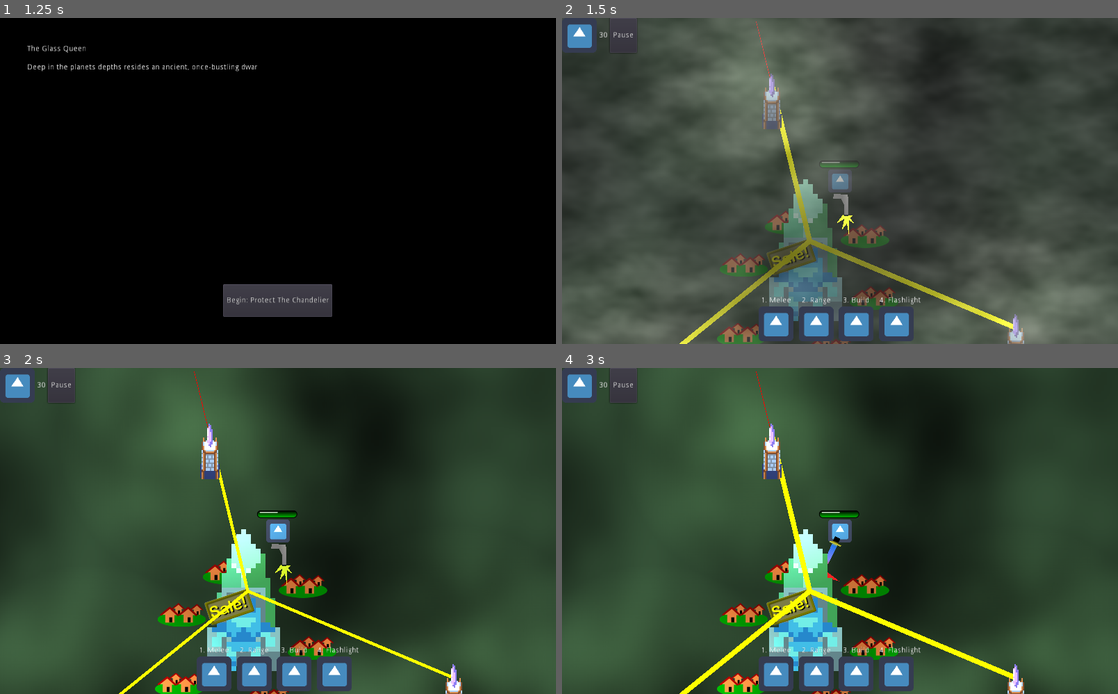
Above: before the commit, frames 1-4 (two rows, left to right).
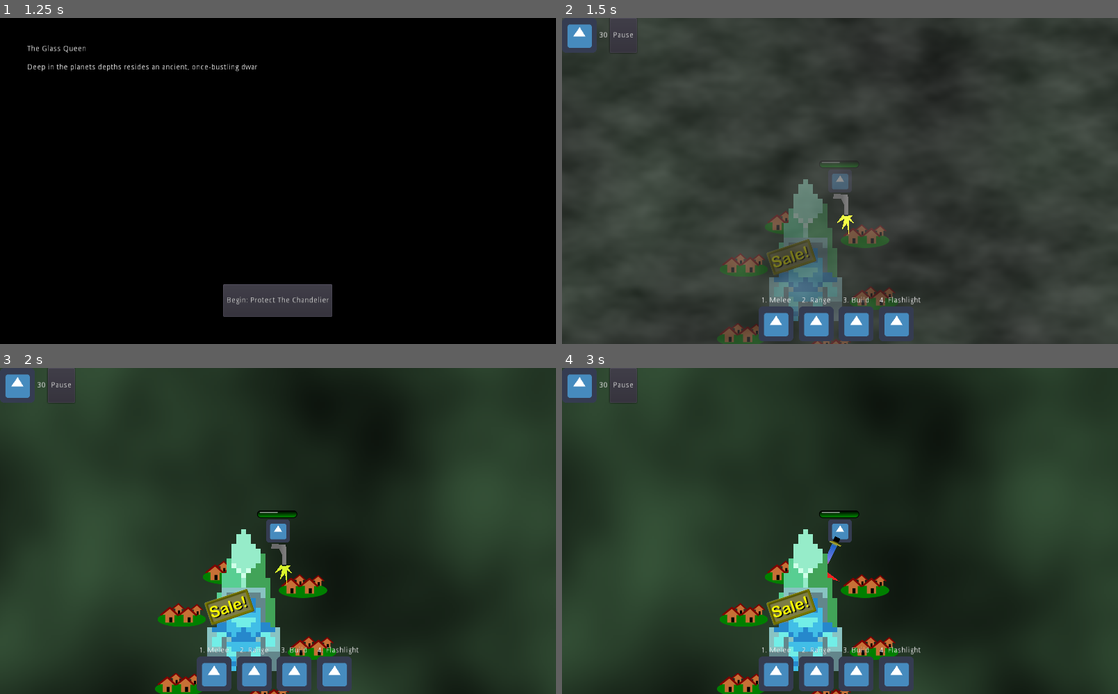
Above: after the commit, the same moments.

Repository: smclaughlan/GWJ52
Game: Godot game, scene res://Main.tscn
Same seed, same stepped clock (60 frames per second), same inputs: the game is played once before the commit and once after it. The engine's default icon, where the game draws it, is replaced by a stand-in: a white triangle on a blue panel in a dark square.
Inputs (mouse positions are in pixels of both pictures, inside the frame that each line leads up to):
- Up to frame 1 (1.25 s): click "Play" at 0.5 s
- Up to frame 2 (1.5 s): click "Begin: Protect The Chandelier" at 1.25 s
- Up to frame 3 (2 s): no input
- Up to frame 4 (3 s): move the mouse to (962, 514) at 2.02 s; hold Space (right_hand) 2.03-2.75 s; tap G (build) at 2.1 s; click (773, 674) at 2.77 s

Frame 1 is identical in both runs. In frame 2, 28% of the frame differs, in the area x 0-100%, y 0-100%; in frame 3, 23%; in frame 4, 23%.

Commit message:
bugfixes in tower turrets

Diff:
--- /dev/null
+++ b/GodotProject/Scenes/Objects/Projectiles/BEAMProjectile1.tscn
@@ -0,0 +1,28 @@
+[gd_scene load_steps=3 format=2]
+
+[ext_resource path="res://Scenes/Objects/Projectiles/Bullet.gd" type="Script" id=1]
+
+[sub_resource type="RectangleShape2D" id=3]
+extents = Vector2( 97.5, 10 )
+
+[node name="Beam" type="Area2D"]
+collision_layer = 8
+collision_mask = 2
+script = ExtResource( 1 )
+bullet_speed = 1200.0
+bullet_damage = 10.0
+
+[node name="Sprite" type="Sprite" parent="."]
+
+[node name="Line2D" type="Line2D" parent="Sprite"]
+points = PoolVector2Array( 1, 0, 190, 0 )
+default_color = Color( 0.929412, 0.952941, 0.533333, 1 )
+
+[node name="CollisionShape2D" type="CollisionShape2D" parent="."]
+position = Vector2( 87.5, 0 )
+shape = SubResource( 3 )
+disabled = true
+
+[node name="DurationTimer" type="Timer" parent="."]
+
+[connection signal="body_entered" from="." to="." method="_on_Bullet_body_entered"]
--- /dev/null
+++ b/GodotProject/Scenes/Objects/Projectiles/BEAMProjectile2.tscn
@@ -0,0 +1,34 @@
+[gd_scene load_steps=3 format=2]
+
+[ext_resource path="res://Scenes/Objects/Projectiles/Bullet.gd" type="Script" id=1]
+
+[sub_resource type="RectangleShape2D" id=3]
+extents = Vector2( 97.5, 10 )
+
+[node name="Beam2" type="Area2D"]
+collision_layer = 8
+collision_mask = 2
+script = ExtResource( 1 )
+bullet_speed = 1200.0
+bullet_range = 400.0
+
+[node name="Sprite" type="Sprite" parent="."]
+
+[node name="Line2D" type="Line2D" parent="Sprite"]
+points = PoolVector2Array( 1, 0, 190, 0 )
+width = 50.0
+default_color = Color( 0.929412, 0.952941, 0.533333, 1 )
+
+[node name="Line2D2" type="Line2D" parent="Sprite"]
+points = PoolVector2Array( 6, -1, 190, -2 )
+width = 20.0
+default_color = Color( 0.941176, 1, 0.913725, 1 )
+
+[node name="CollisionShape2D" type="CollisionShape2D" parent="."]
+position = Vector2( 87.5, 0 )
+shape = SubResource( 3 )
+disabled = true
+
+[node name="DurationTimer" type="Timer" parent="."]
+
+[connection signal="body_entered" from="." to="." method="_on_Bullet_body_entered"]
--- a/GodotProject/Scenes/Objects/Towers/AOETurret.tscn
+++ b/GodotProject/Scenes/Objects/Towers/AOETurret.tscn
@@ -1,24 +1,25 @@
-[gd_scene load_steps=7 format=2]
+[gd_scene load_steps=8 format=2]
 
 [ext_resource path="res://Scenes/Objects/Towers/PLACEHOLDER/crystal_red.png" type="Texture" id=1]
 [ext_resource path="res://Scenes/Objects/Towers/TowerTurret.gd" type="Script" id=2]
 [ext_resource path="res://_common/Materials/32pxTransparent.png" type="Texture" id=3]
 [ext_resource path="res://Scenes/Objects/Towers/TowerWireSockets.tscn" type="PackedScene" id=4]
 [ext_resource path="res://Scenes/Objects/Towers/PLACEHOLDER/tower2Sprite.png" type="Texture" id=5]
+[ext_resource path="res://Scenes/Objects/Projectiles/Bullet.tscn" type="PackedScene" id=6]
 
 [sub_resource type="CircleShape2D" id=1]
 
-[node name="TowerTurret" type="Node2D"]
+[node name="AOETurret" type="Node2D"]
 script = ExtResource( 2 )
-collision_shape = NodePath("Area2D/CollisionShape2D")
-collision_area = NodePath("Area2D")
-shoot_timer = NodePath("ShootTimer")
+bullet_scene_1 = ExtResource( 6 )
+bullet_scene_2 = ExtResource( 6 )
+bullet_scene_3 = ExtResource( 6 )
 
-[node name="Area2D" type="Area2D" parent="."]
+[node name="EnemyDetectionArea" type="Area2D" parent="."]
 collision_layer = 0
 collision_mask = 2
 
-[node name="CollisionShape2D" type="CollisionShape2D" parent="Area2D"]
+[node name="CollisionShape2D" type="CollisionShape2D" parent="EnemyDetectionArea"]
 scale = Vector2( 30, 30 )
 shape = SubResource( 1 )
 
@@ -57,6 +58,6 @@
 position = Vector2( 0, -239.73 )
 texture = ExtResource( 1 )
 
-[connection signal="body_entered" from="Area2D" to="." method="_on_Area2D_body_entered"]
-[connection signal="body_exited" from="Area2D" to="." method="_on_Area2D_body_exited"]
+[connection signal="body_entered" from="EnemyDetectionArea" to="." method="_on_Area2D_body_entered"]
+[connection signal="body_exited" from="EnemyDetectionArea" to="." method="_on_Area2D_body_exited"]
 [connection signal="timeout" from="ShootTimer" to="." method="_on_ShootTimer_timeout"]
--- a/GodotProject/Scenes/Objects/Towers/BEAMTurret.tscn
+++ b/GodotProject/Scenes/Objects/Towers/BEAMTurret.tscn
@@ -1,33 +1,26 @@
-[gd_scene load_steps=8 format=2]
+[gd_scene load_steps=9 format=2]
 
-[ext_resource path="res://Scenes/Objects/Towers/TurretSpritesheet.png" type="Texture" id=1]
 [ext_resource path="res://Scenes/Objects/Towers/TowerTurret.gd" type="Script" id=2]
 [ext_resource path="res://_common/Materials/32pxTransparent.png" type="Texture" id=3]
 [ext_resource path="res://Scenes/Objects/Towers/TowerWireSockets.tscn" type="PackedScene" id=4]
 [ext_resource path="res://Scenes/Objects/Towers/PLACEHOLDER/crystal_yellow.png" type="Texture" id=5]
 [ext_resource path="res://Scenes/Objects/Towers/PLACEHOLDER/tower2Sprite.png" type="Texture" id=6]
+[ext_resource path="res://Scenes/Objects/Projectiles/BEAMProjectile1.tscn" type="PackedScene" id=7]
+[ext_resource path="res://Scenes/Objects/Projectiles/BEAMProjectile2.tscn" type="PackedScene" id=8]
 
 [sub_resource type="CircleShape2D" id=1]
 
-[node name="TowerTurret" type="Node2D"]
+[node name="BEAMTurret" type="Node2D"]
 script = ExtResource( 2 )
-collision_shape = NodePath("Area2D/CollisionShape2D")
-collision_area = NodePath("Area2D")
-shoot_timer = NodePath("ShootTimer")
+bullet_scene_1 = ExtResource( 7 )
+bullet_scene_2 = ExtResource( 8 )
+bullet_scene_3 = ExtResource( 8 )
 
-[node name="PlaceholderSpritesheet" type="Sprite" parent="."]
-visible = false
-position = Vector2( 1, 27 )
-scale = Vector2( 1.40319, 1.40319 )
-texture = ExtResource( 1 )
-hframes = 4
-vframes = 3
-
-[node name="Area2D" type="Area2D" parent="."]
+[node name="EnemyDetectionArea" type="Area2D" parent="."]
 collision_layer = 0
 collision_mask = 2
 
-[node name="CollisionShape2D" type="CollisionShape2D" parent="Area2D"]
+[node name="CollisionShape2D" type="CollisionShape2D" parent="EnemyDetectionArea"]
 scale = Vector2( 30, 30 )
 shape = SubResource( 1 )
 
@@ -66,6 +59,6 @@
 position = Vector2( -8.01973, -245.938 )
 texture = ExtResource( 5 )
 
-[connection signal="body_entered" from="Area2D" to="." method="_on_Area2D_body_entered"]
-[connection signal="body_exited" from="Area2D" to="." method="_on_Area2D_body_exited"]
+[connection signal="body_entered" from="EnemyDetectionArea" to="." method="_on_Area2D_body_entered"]
+[connection signal="body_exited" from="EnemyDetectionArea" to="." method="_on_Area2D_body_exited"]
 [connection signal="timeout" from="ShootTimer" to="." method="_on_ShootTimer_timeout"]
--- a/GodotProject/Scenes/Objects/Towers/GLUETurret.tscn
+++ b/GodotProject/Scenes/Objects/Towers/GLUETurret.tscn
@@ -1,33 +1,25 @@
 [gd_scene load_steps=8 format=2]
 
-[ext_resource path="res://Scenes/Objects/Towers/TurretSpritesheet.png" type="Texture" id=1]
 [ext_resource path="res://Scenes/Objects/Towers/TowerTurret.gd" type="Script" id=2]
 [ext_resource path="res://_common/Materials/32pxTransparent.png" type="Texture" id=3]
 [ext_resource path="res://Scenes/Objects/Towers/TowerWireSockets.tscn" type="PackedScene" id=4]
 [ext_resource path="res://Scenes/Objects/Towers/PLACEHOLDER/crystal_blue.png" type="Texture" id=5]
 [ext_resource path="res://Scenes/Objects/Towers/PLACEHOLDER/tower2Sprite.png" type="Texture" id=6]
+[ext_resource path="res://Scenes/Objects/Projectiles/Bullet.tscn" type="PackedScene" id=7]
 
 [sub_resource type="CircleShape2D" id=1]
 
-[node name="TowerTurret" type="Node2D"]
+[node name="GLUETurret" type="Node2D"]
 script = ExtResource( 2 )
-collision_shape = NodePath("Area2D/CollisionShape2D")
-collision_area = NodePath("Area2D")
-shoot_timer = NodePath("ShootTimer")
+bullet_scene_1 = ExtResource( 7 )
+bullet_scene_2 = ExtResource( 7 )
+bullet_scene_3 = ExtResource( 7 )
 
-[node name="PlaceholderSpritesheet" type="Sprite" parent="."]
-visible = false
-position = Vector2( 1, 27 )
-scale = Vector2( 1.40319, 1.40319 )
-texture = ExtResource( 1 )
-hframes = 4
-vframes = 3
-
-[node name="Area2D" type="Area2D" parent="."]
+[node name="EnemyDetectionArea" type="Area2D" parent="."]
 collision_layer = 0
 collision_mask = 2
 
-[node name="CollisionShape2D" type="CollisionShape2D" parent="Area2D"]
+[node name="CollisionShape2D" type="CollisionShape2D" parent="EnemyDetectionArea"]
 scale = Vector2( 30, 30 )
 shape = SubResource( 1 )
 
@@ -66,6 +58,6 @@
 position = Vector2( -2.40157, -220.945 )
 texture = ExtResource( 5 )
 
-[connection signal="body_entered" from="Area2D" to="." method="_on_Area2D_body_entered"]
-[connection signal="body_exited" from="Area2D" to="." method="_on_Area2D_body_exited"]
+[connection signal="body_entered" from="EnemyDetectionArea" to="." method="_on_Area2D_body_entered"]
+[connection signal="body_exited" from="EnemyDetectionArea" to="." method="_on_Area2D_body_exited"]
 [connection signal="timeout" from="ShootTimer" to="." method="_on_ShootTimer_timeout"]
--- a/GodotProject/Scenes/Objects/Towers/TowerTurret.gd
+++ b/GodotProject/Scenes/Objects/Towers/TowerTurret.gd
@@ -1,9 +1,13 @@
 extends Node2D
 
-export(NodePath) onready var collision_shape = get_node(collision_shape)
-export(NodePath) onready var collision_area = get_node(collision_area)
-export(NodePath) onready var shoot_timer = get_node(shoot_timer)
-var bullet_scene = load("res://Scenes/Objects/Projectiles/Bullet.tscn")
+onready var enemy_detection_area = get_node("EnemyDetectionArea")
+onready var shoot_timer = get_node("ShootTimer")
+
+export var bullet_scene_1 : PackedScene
+export var bullet_scene_2 : PackedScene
+export var bullet_scene_3 : PackedScene
+var current_bullet_scene = bullet_scene_1
+
 #var turret_type = "beam"
 var tower_type : int # from Global.Tower_Types enum
 var turret_range = 30
@@ -11,19 +15,14 @@
 var projectile_speed = 400
 var target = null
 
-# dictionary of bullet types with an array of upgrades
-var bullets = {
-	"beam":["res://Scenes/Objects/Projectiles/Bullet.tscn"],
-	"aoe":[],
-	"glue":[],
 
-
-}
 
 
 # Called when the node enters the scene tree for the first time.
 func _ready():
-	pass # Replace with function body.
+	if current_bullet_scene == null:
+		current_bullet_scene = bullet_scene_1
+
 
 func _physics_process(delta):
 	if !target or !is_instance_valid(target):
@@ -52,8 +51,14 @@
 		current_frame = current_frame % (total_frames-1)
 		$Sprite.frame = current_frame
 
+func upgrade():
+
+	current_bullet_scene = bullet_scene_2
+
 func shoot():
-	var new_projectile = bullet_scene.instance()
+	if current_bullet_scene == null:
+		current_bullet_scene = bullet_scene_1
+	var new_projectile = current_bullet_scene.instance()
 	Global.stage_manager.current_map.add_child(new_projectile)
 	new_projectile.init(global_position, $InvisibleTurret.global_rotation)
 
@@ -67,7 +72,7 @@
 
 func update_turret_range(_turret_range):
 	turret_range = _turret_range
-	collision_shape.scale = Vector2(turret_range, turret_range)
+	enemy_detection_area.get_node("CollisionShape2D").scale = Vector2(turret_range, turret_range)
 
 func _on_Area2D_body_entered(body):
 	if !target or !is_instance_valid(target):
@@ -80,25 +85,18 @@
 		target = null
 		shoot_timer.stop()
 	# Enemy might exit while other enemies are in collider.
-	find_target_in_collider()
+	target_closest_enemy()
 
-func find_target_in_collider():
-	var enemies = collision_area.get_overlapping_bodies()
-	var closest_enemy = Global.get_closest_object(enemies, self)
 
-#	var closest_enemy_dist_sq = 100000000000
-#	for enemy in enemies:
-#		var curr_dist_sq = global_position.distance_squared_to(enemy.global_position)
-#		if closest_enemy == null:
-#			closest_enemy = enemy
-#			closest_enemy_dist_sq = curr_dist_sq
-#		if curr_dist_sq < closest_enemy_dist_sq:
-#			closest_enemy = enemy
-#			closest_enemy_dist_sq = curr_dist_sq
-	if closest_enemy and is_instance_valid(closest_enemy):
-		target = closest_enemy
-		shoot_timer.start(turret_fire_rate)
-
+func target_closest_enemy():
+	var enemies = enemy_detection_area.get_overlapping_bodies()
+	if enemies.size() > 0:
+		var closest_enemy = Global.get_closest_object(enemies, self)
+		if closest_enemy and is_instance_valid(closest_enemy):
+			target = closest_enemy
+			shoot_timer.start(turret_fire_rate)
+	else:
+		target = null
 
 func _on_ShootTimer_timeout():
 	if $TowerWireSockets.connected_to_source == false:
--- a/GodotProject/Scenes/Objects/Towers/TowerTurret.tscn
+++ b/GodotProject/Scenes/Objects/Towers/TowerTurret.tscn
@@ -1,18 +1,19 @@
-[gd_scene load_steps=7 format=2]
+[gd_scene load_steps=8 format=2]
 
 [ext_resource path="res://Scenes/Objects/Towers/TurretSpritesheet.png" type="Texture" id=1]
 [ext_resource path="res://Scenes/Objects/Towers/TowerTurret.gd" type="Script" id=2]
 [ext_resource path="res://_common/Materials/32pxTransparent.png" type="Texture" id=3]
 [ext_resource path="res://Scenes/Objects/Towers/TowerWireSockets.tscn" type="PackedScene" id=4]
 [ext_resource path="res://Scenes/Objects/Towers/tower_wip.png" type="Texture" id=5]
+[ext_resource path="res://Scenes/Objects/Projectiles/BEAMProjectile1.tscn" type="PackedScene" id=6]
 
 [sub_resource type="CircleShape2D" id=1]
 
 [node name="TowerTurret" type="Node2D"]
 script = ExtResource( 2 )
-collision_shape = NodePath("Area2D/CollisionShape2D")
-collision_area = NodePath("Area2D")
-shoot_timer = NodePath("ShootTimer")
+bullet_scene_1 = ExtResource( 6 )
+bullet_scene_2 = ExtResource( 6 )
+bullet_scene_3 = ExtResource( 6 )
 
 [node name="PlaceholderSpritesheet" type="Sprite" parent="."]
 visible = false
@@ -22,11 +23,11 @@
 hframes = 4
 vframes = 3
 
-[node name="Area2D" type="Area2D" parent="."]
+[node name="EnemyDetectionArea" type="Area2D" parent="."]
 collision_layer = 0
 collision_mask = 2
 
-[node name="CollisionShape2D" type="CollisionShape2D" parent="Area2D"]
+[node name="CollisionShape2D" type="CollisionShape2D" parent="EnemyDetectionArea"]
 scale = Vector2( 30, 30 )
 shape = SubResource( 1 )
 
@@ -61,6 +62,6 @@
 scale = Vector2( 3.83912, 3.83912 )
 texture = ExtResource( 5 )
 
-[connection signal="body_entered" from="Area2D" to="." method="_on_Area2D_body_entered"]
-[connection signal="body_exited" from="Area2D" to="." method="_on_Area2D_body_exited"]
+[connection signal="body_entered" from="EnemyDetectionArea" to="." method="_on_Area2D_body_entered"]
+[connection signal="body_exited" from="EnemyDetectionArea" to="." method="_on_Area2D_body_exited"]
 [connection signal="timeout" from="ShootTimer" to="." method="_on_ShootTimer_timeout"]
--- a/GodotProject/Scenes/Region/Village.tscn
+++ b/GodotProject/Scenes/Region/Village.tscn
@@ -1,8 +1,7 @@
-[gd_scene load_steps=5 format=2]
+[gd_scene load_steps=4 format=2]
 
 [ext_resource path="res://Scenes/Region/Base.tscn" type="PackedScene" id=1]
 [ext_resource path="res://Scenes/Region/Village.gd" type="Script" id=2]
-[ext_resource path="res://Scenes/Objects/Towers/TowerTurret.tscn" type="PackedScene" id=3]
 [ext_resource path="res://Scenes/Battle/FriendlyHouses.tscn" type="PackedScene" id=4]
 
 [node name="Village" type="Node2D"]
@@ -28,12 +27,3 @@
 position = Vector2( -55, -167 )
 
 [node name="Base" parent="." instance=ExtResource( 1 )]
-
-[node name="TowerTurret2" parent="." instance=ExtResource( 3 )]
-position = Vector2( 571, 119 )
-
-[node name="TowerTurret3" parent="." instance=ExtResource( 3 )]
-position = Vector2( -102, -545 )
-
-[node name="TowerTurret4" parent="." instance=ExtResource( 3 )]
-position = Vector2( -433, 230 )
